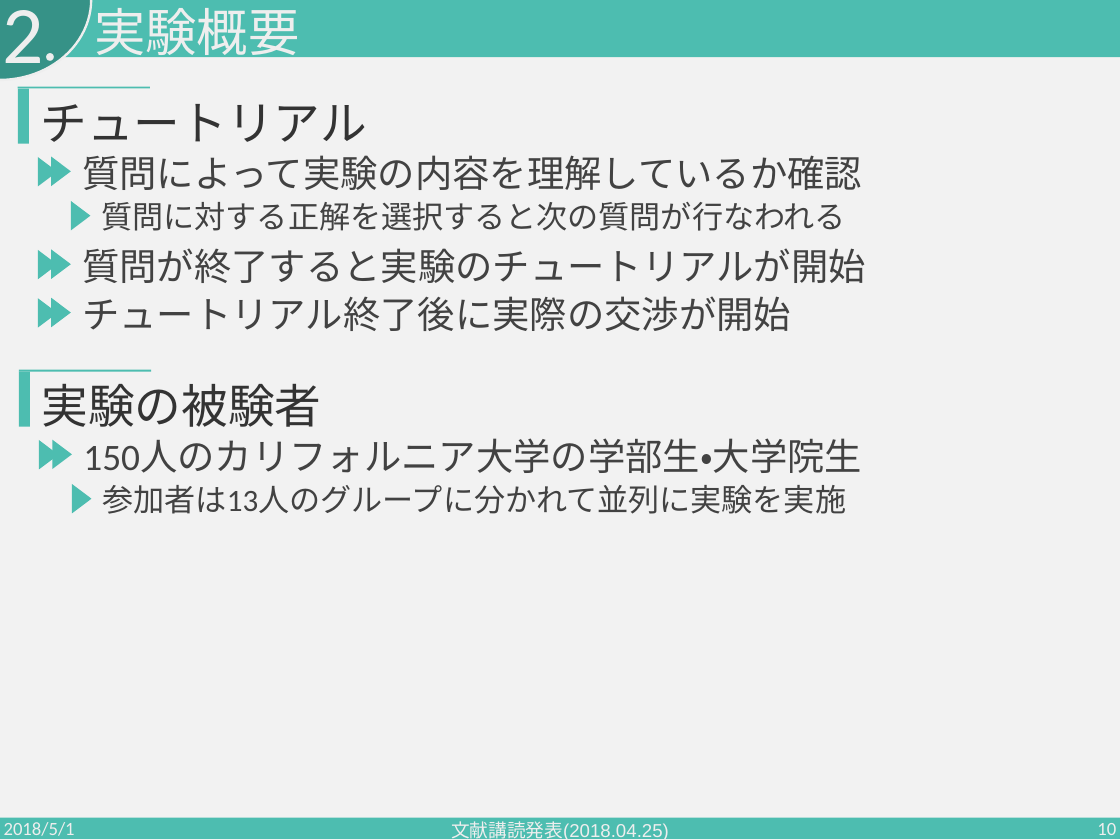
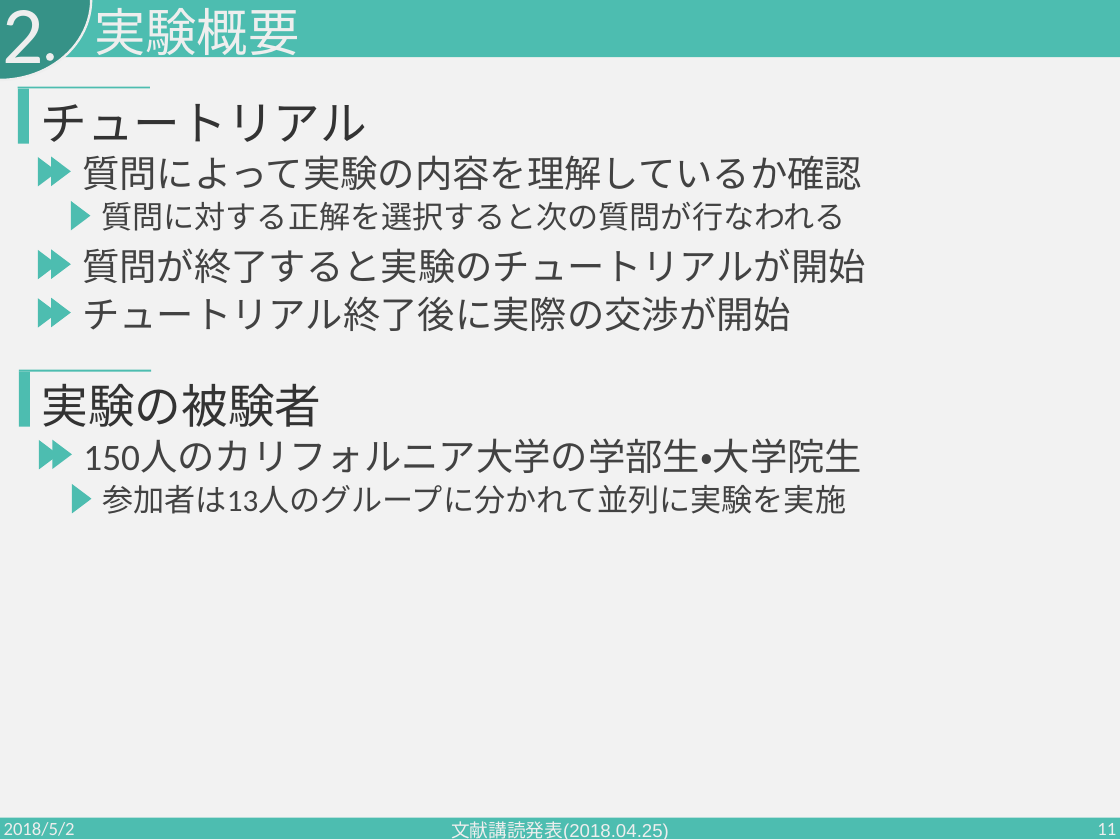
Before and after one commit to PajamaDrive/presentation, a slide deck: slide 11 of presentation_1st.pptx (slide 10 before the commit). Drawn at 1120x840 pixels with LibreOffice and Linux fonts; fonts in the diff are those of the drawing. Boxes give left, top, right and bottom in pixels: in the first picture for what was removed or moved away, otherwise in the second. Text is boxed around its words. In the diff, an @@ line names an element or a change of style, - is before the commit and + after.

```diff
--- a/presentation_1st.pptx
+++ b/presentation_1st.pptx
@@ text at (4, 822, 75, 840): text changed @@
-2018/5/1
+2018/5/2
@@ page number at (1097, 823, 1116, 840): text changed @@
-10
+11
```
Also in this commit, not shown: 12 other slides changed, 5 slides added.
